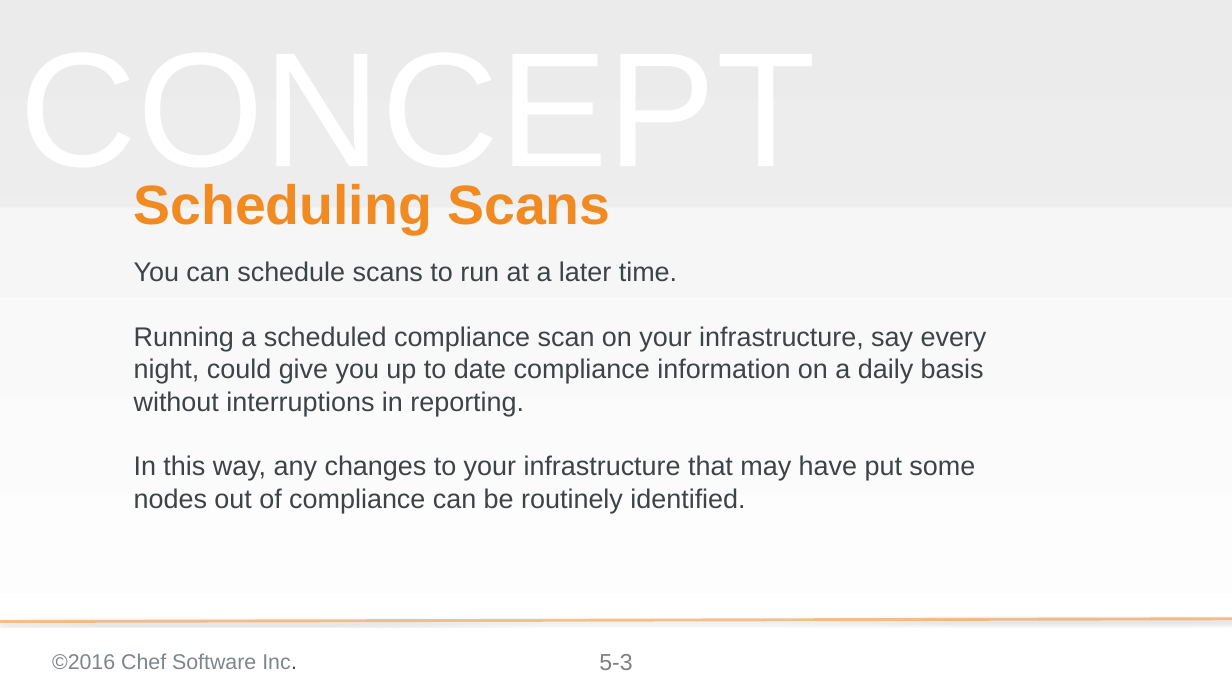
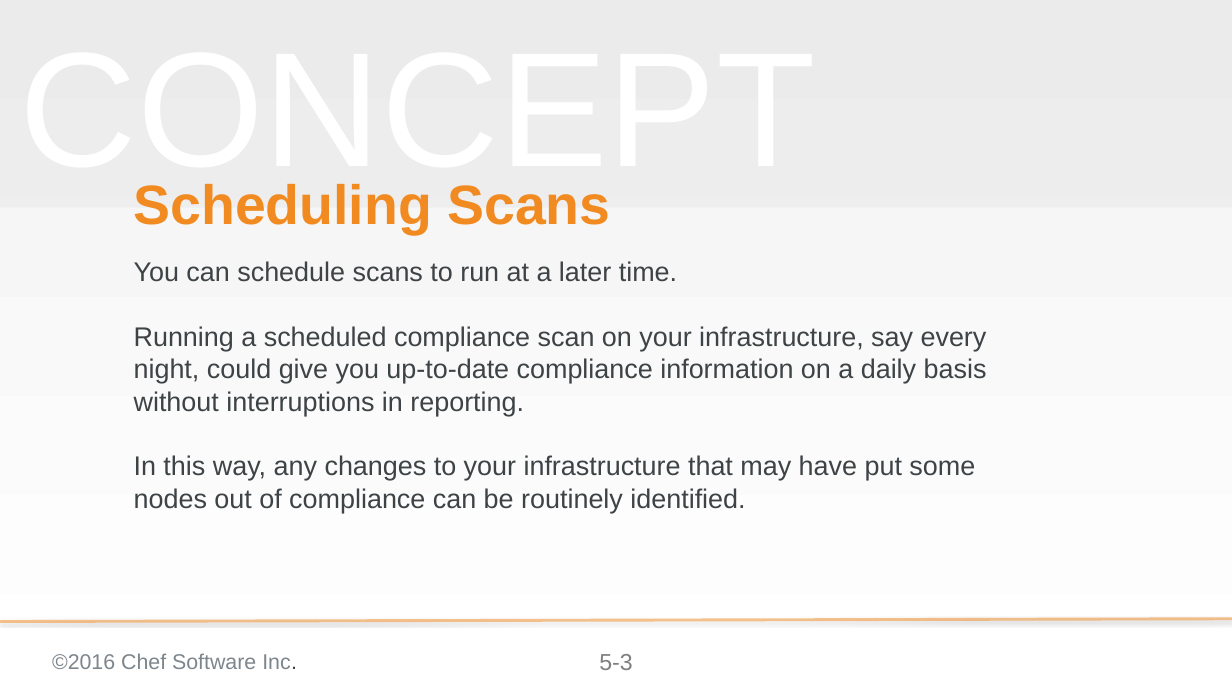
Before and after one commit to bchamby/chef-compliance-installation-configuration-operation, a slide deck: slide 3 of 05-scheduling-scans-reports.pptx. Drawn at 1232x693 pixels with LibreOffice and Linux fonts; fonts in the diff are those of the drawing; background and template pictures are left out. Boxes give left, top, right and bottom in pixels: in the first picture for what was removed or moved away, otherwise in the second. Text is boxed around its words. In the diff, an @@ line names an element or a change of style, - is before the commit and + after.

Commit message:
added recurring scans content

```diff
--- a/05-scheduling-scans-reports.pptx
+++ b/05-scheduling-scans-reports.pptx
@@ subtitle at bbox=[134, 326, 987, 416]: text changed @@
-Running a scheduled compliance scan on your infrastructure, say every night, could give you up to date compliance information on a daily basis without interruptions in reporting.
+Running a scheduled compliance scan on your infrastructure, say every night, could give you up-to-date compliance information on a daily basis without interruptions in reporting.
```
Also in this commit, not shown: 4 other slides changed, 3 slides added, 6 slides removed.
